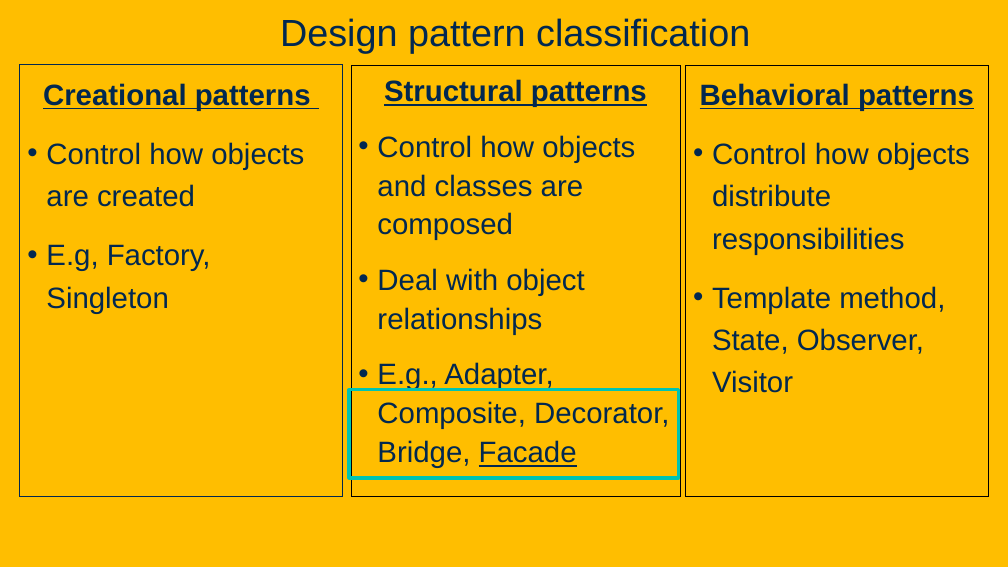
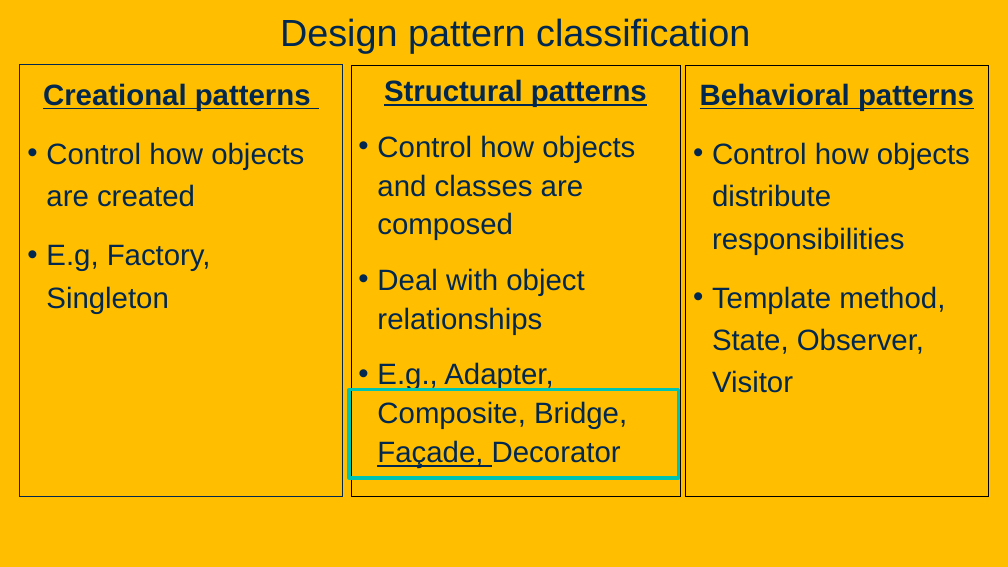
Before and after one commit to davsec-teaching/ecs160-f25, a slide deck: slide 65 of slides/8_design_patterns.pptx (slide 81 before the commit). Drawn at 1008x567 pixels with LibreOffice and Linux fonts; fonts in the diff are those of the drawing; background and template pictures are left out. Boxes give left, top, right and bottom in pixels: in the first picture for what was removed or moved away, otherwise in the second. Text is boxed around its words. In the diff, an @@ line names an element or a change of style, - is before the commit and + after.

Commit message:
update design pattern slides

```diff
--- a/slides/8_design_patterns.pptx
+++ b/slides/8_design_patterns.pptx
@@ text in rectangle at (377,362,627,468): text changed @@
-• E.g., Adapter, Composite, Decorator, Bridge, Facade
+• E.g., Adapter, Composite, Bridge, Façade, Decorator
```
Also in this commit, not shown: 9 other slides changed, 1 slide removed.
